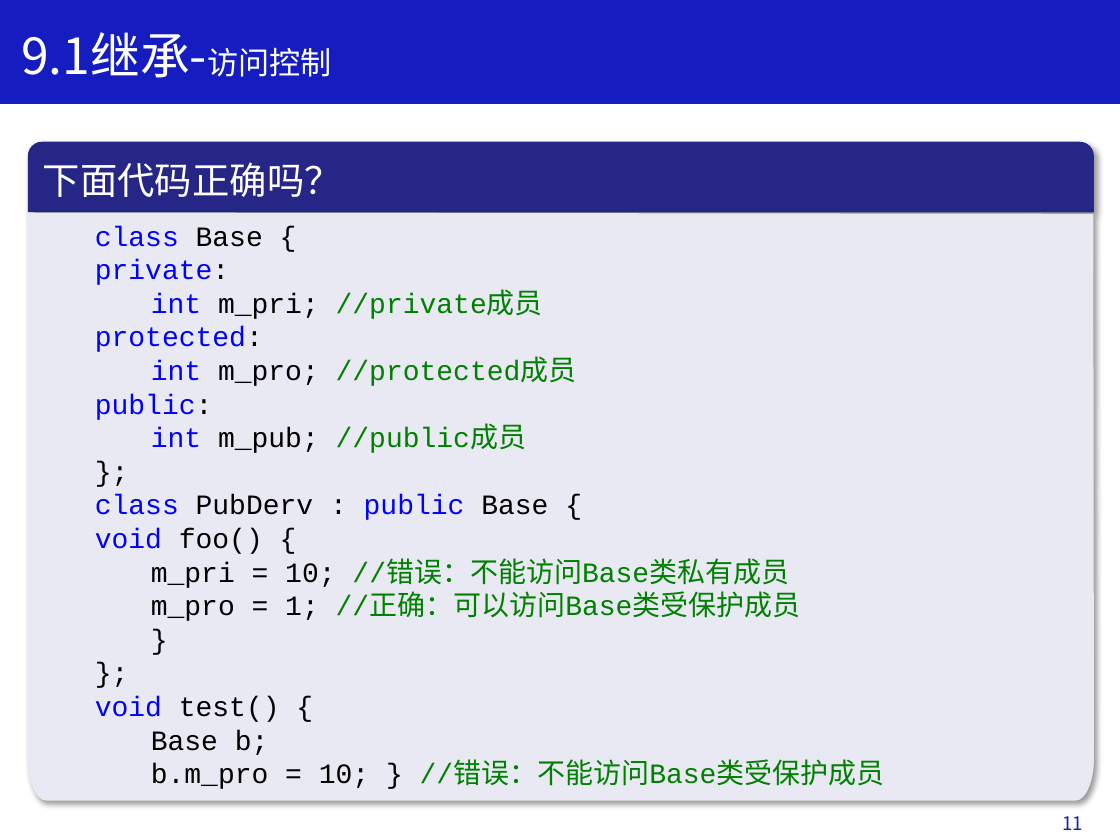
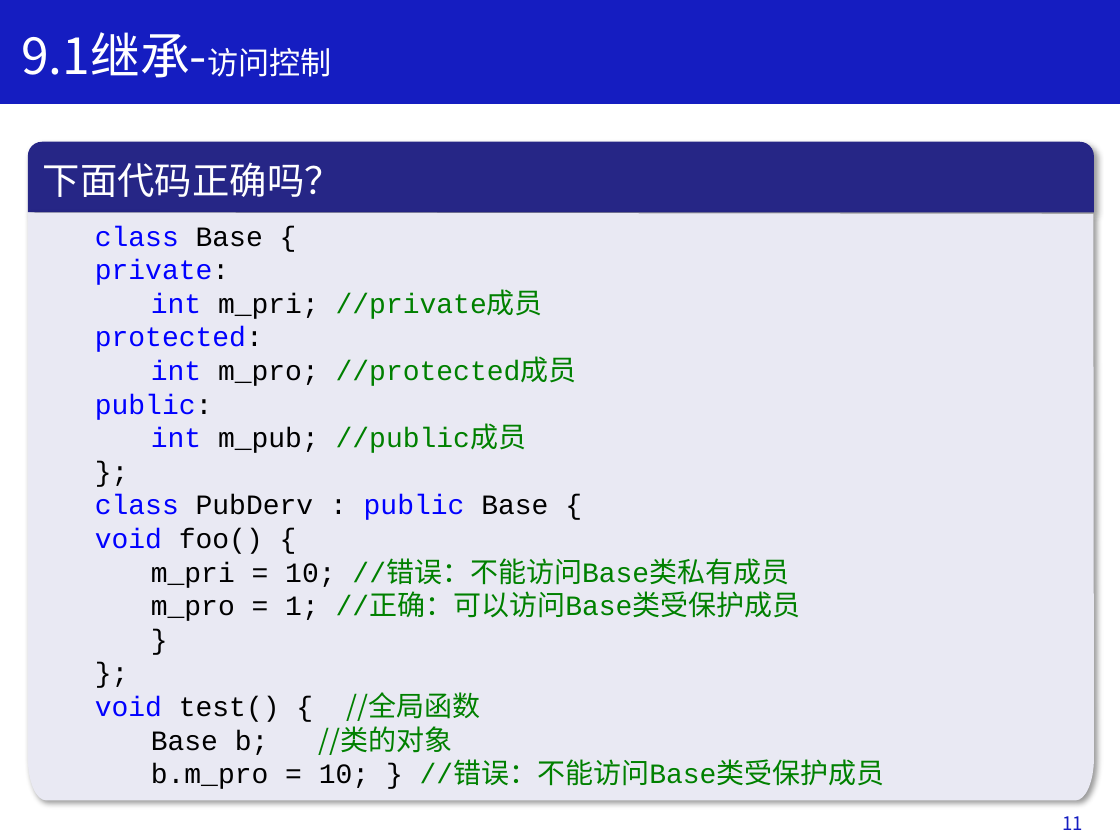
Before and after one commit to Changhe160/book-cplusplus, a slide deck: slide 11 of slides/ppt/Chapter9.pptx. Drawn at 1120x840 pixels with LibreOffice and Linux fonts; fonts in the diff are those of the drawing. Boxes give left, top, right and bottom in pixels: in the first picture for what was removed or moved away, otherwise in the second. Text is boxed around its words. In the diff, an @@ line names an element or a change of style, - is before the commit and + after.

```diff
--- a/slides/ppt/Chapter9.pptx
+++ b/slides/ppt/Chapter9.pptx
@@ text in freeform shape at [95,692,481,755]: text changed @@
-  void test() {
-  Base b;
+  void test() { //全局函数
+  Base b; //类的对象
```
Also in this commit, not shown: 23 other slides changed, 3 slides removed.
